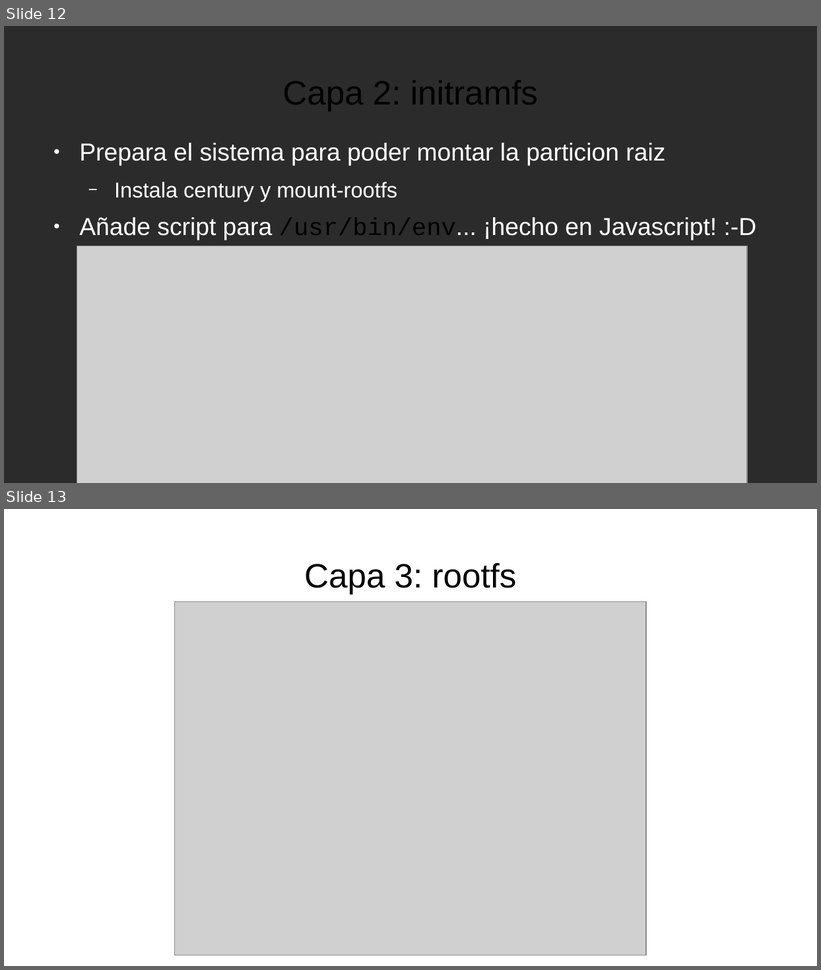
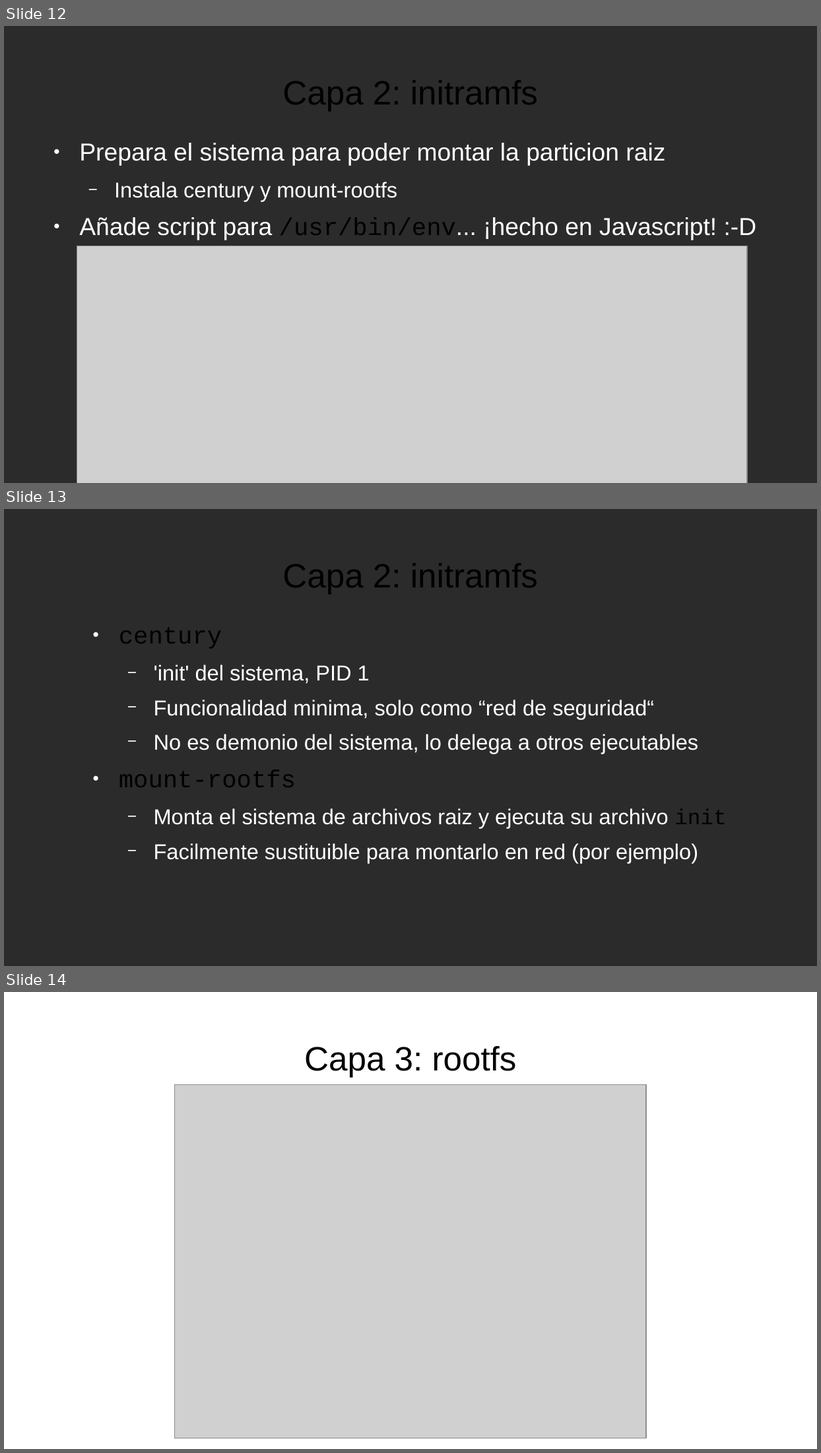
Before and after one commit to NodeOS/NodeOS, a slide deck: doc/NodeOS.odp. Shown one above the other, each under a label of ours: slides 12 and 13 before the commit, slides 12, 13 and 14 after it. The pictures are 821x970 and 821x1453 pixels, drawn with LibreOffice and Linux fonts; fonts in the diff are those of the drawing; grey boxes stand for pictures; background and template pictures are left out; a plain dark background stands for a picture behind light text. Boxes give left, top, right and bottom in pixels: in the first picture for what was removed or moved away, otherwise in the second. Text is boxed around its words. In the diff, an @@ line names an element or a change of style, - is before the commit and + after.

```diff
--- a/doc/NodeOS.odp
+++ b/doc/NodeOS.odp
@@ slide 13 added at (4,509,817,966), background picture (left out) @@
@@ title added at (283,563,538,594), 33 pt, text #000000 @@
+Capa 2: initramfs
@@ text added at (119,628,726,863), 21 pt, text #FFFFFF @@
+● century
+  − 'init' del sistema, PID 1
+  − Funcionalidad minima, solo como “red de seguridad“
+  − No es demonio del sistema, lo delega a otros ejecutables
+● mount-rootfs
+  − Monta el sistema de archivos raiz y ejecuta su archivo init
+  − Facilmente sustituible para montarlo en red (por ejemplo)
@@ what was slide 13 is now slide 14 @@
```
Also in this commit, not shown: 1 slide changed, 1 other slide added.
